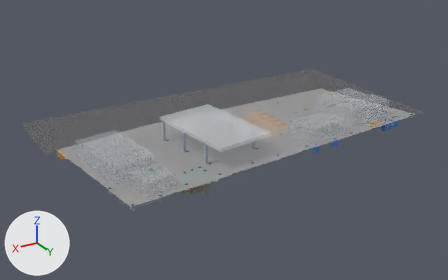
What one commit did to the glTF model portal-proposal/public/sites/models/0589.glb.
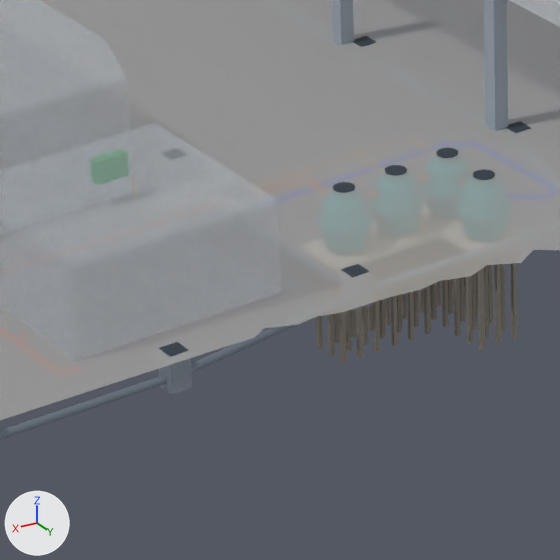
The first picture shows the older version from a 50 mm lens placed at (92.6, 139.5, 70.3), pointed at (2.8, -10.2, -4.6). The close-ups show the older and then the newer version on the part from 30% to 48% of the width and 52% to 81% of the height of that picture. Only the edits that show in the close-ups are written down. Lighting does not change. The marker at lower left points along +X, +Y and +Z. Where no turn or scale is listed for an object, it has been applied to the vertices.

Objects in the first close-up: 'Canopy columns', 'Forecourt and paving', 'Manhole R2', 'Mart and office', 'Piles under the tanks', 'Site drain: behind the toilets', 'Toilets' and 10 more.
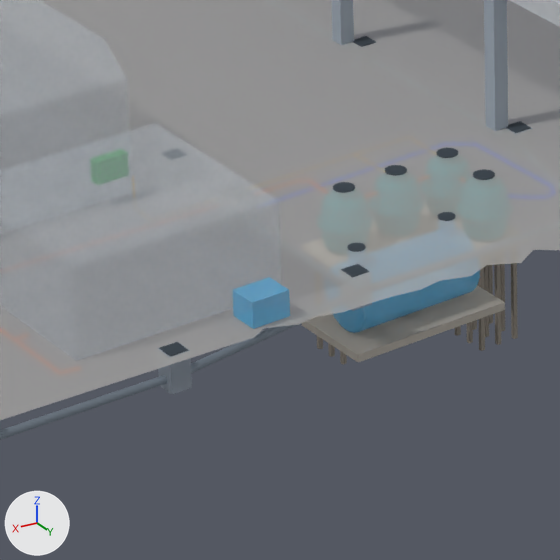
Where the change shows, as pixel boxes (x1, y1, x2, y2) in the close-ups (560 x 560 px):
'Water tank base', added: after (302, 285, 505, 362)
'Underground water tank · 25,000 L', added: after (333, 270, 480, 333)
'Booster pump set', added: after (233, 277, 290, 329)
'Water tank cover', added: after (347, 243, 366, 252)
'Water tank cover.001', added: after (438, 212, 456, 221)

The change, as a list of edits to the scene's bpy script:
```text
Add mat_watertank:
    mat_watertank = principled_material('waterTank')
    mat_watertank.base_color = (0.0976, 0.474, 0.791)  # blue #58b7e6
    mat_watertank.roughness = 0.85
    mat_watertank.alpha = 0.5
Add me_mesh_128_1:
    me_mesh_128_1.from_pydata([(36.5, 20.7, 2.11), (36.35, 21.89, 2.11), (36.5, 20.7, 1.11), (36.35, 21.89, 1.11), (34.86, 21.7, 2.11), (35.01, 20.51, 2.11), (34.86, 21.7, 1.11), (35.01, 20.51, 1.11)], [], [(0, 2, 1), (2, 3, 1), (4, 6, 5), (6, 7, 5), (4, 5, 1), (5, 0, 1), (7, 6, 2), (6, 3, 2), (5, 7, 0), (7, 2, 0), (1, 3, 4), (3, 6, 4)])
    me_mesh_128_1.materials.append(mat_watertank)  # blue #58b7e6
Add me_mesh_127_1:
    me_mesh_127_1.from_pydata(...)  # a 32-sided cylinder along z spanning x 26.2..26.84, y 17.24..17.88, z 0.938..0.978
    me_mesh_127_1.materials.append(mat_cover)  # dark blue #2f3a44
Add me_mesh_125_1:
    me_mesh_125_1.from_pydata(...)  # a 32-sided cylinder along z spanning x 30.07..30.71, y 17.72..18.36, z 0.938..0.978
    me_mesh_125_1.materials.append(mat_cover)  # dark blue #2f3a44
Add me_mesh_123_1:
    me_mesh_123_1.from_pydata([(31.85, 16.46, -2.16), (31.42, 19.93, -2.16), (31.85, 16.46, -2.46), (31.42, 19.93, -2.46), (25.07, 19.14, -2.16), (25.5, 15.67, -2.16), (25.07, 19.14, -2.46), (25.5, 15.67, -2.46)], [], [(0, 2, 1), (2, 3, 1), (4, 6, 5), (6, 7, 5), (4, 5, 1), (5, 0, 1), (7, 6, 2), (6, 3, 2), (5, 7, 0), (7, 2, 0), (1, 3, 4), (3, 6, 4)])
    me_mesh_123_1.materials.append(mat_slab)  # grey #b7b1a8
Add me_mesh_122_1:
    me_mesh_122_1.from_pydata(...)  # 514 vertices, 1024 faces; spans x 25.74..31.18, y 16.26..19.34, z -2.16..0.34
    me_mesh_122_1.materials.append(mat_watertank)  # blue #58b7e6
Add ob_booster_pump_set:
    ob_booster_pump_set = bpy.data.objects.new('Booster pump set', me_mesh_128_1)
    ob_booster_pump_set.location = (0.0, 0.0, 0.0)
Add ob_water_tank_cover_001:
    ob_water_tank_cover_001 = bpy.data.objects.new('Water tank cover.001', me_mesh_127_1)
    ob_water_tank_cover_001.location = (0.0, 0.0, 0.0)
Add ob_water_tank_cover:
    ob_water_tank_cover = bpy.data.objects.new('Water tank cover', me_mesh_125_1)
    ob_water_tank_cover.location = (0.0, 0.0, 0.0)
Add ob_water_tank_base:
    ob_water_tank_base = bpy.data.objects.new('Water tank base', me_mesh_123_1)
    ob_water_tank_base.location = (0.0, 0.0, 0.0)
Add ob_underground_water_tank___25_000_l:
    ob_underground_water_tank___25_000_l = bpy.data.objects.new('Underground water tank · 25,000 L', me_mesh_122_1)
    ob_underground_water_tank___25_000_l.location = (0.0, 0.0, 0.0)
```
